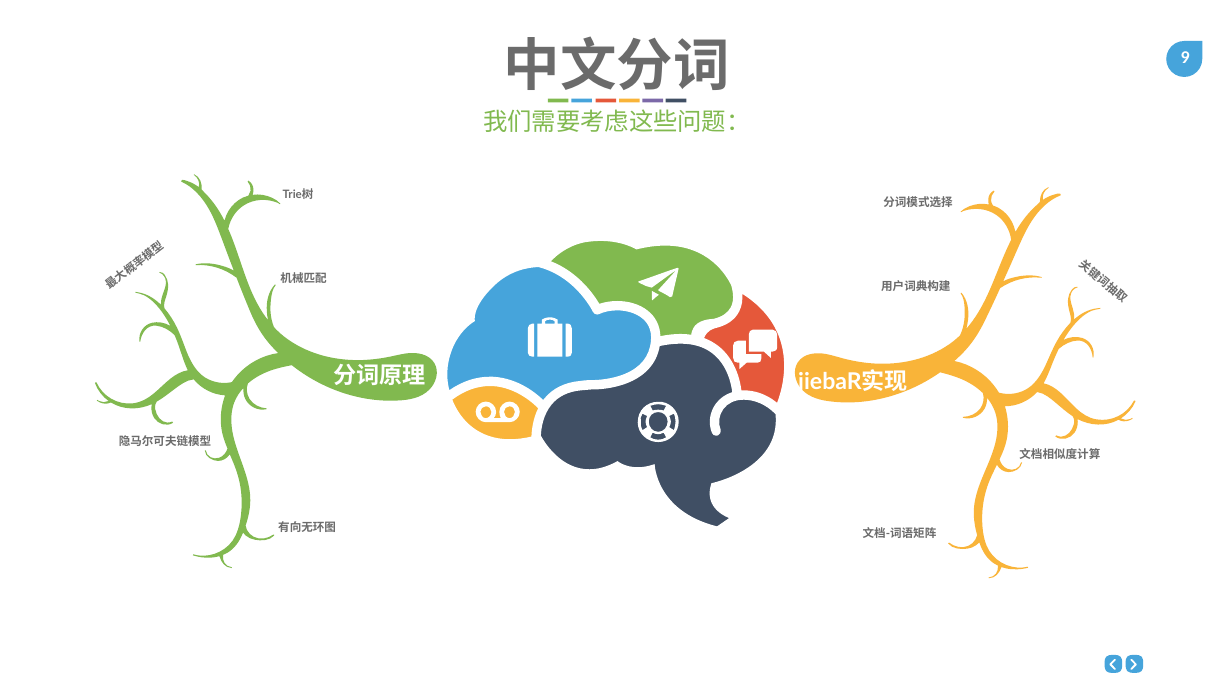
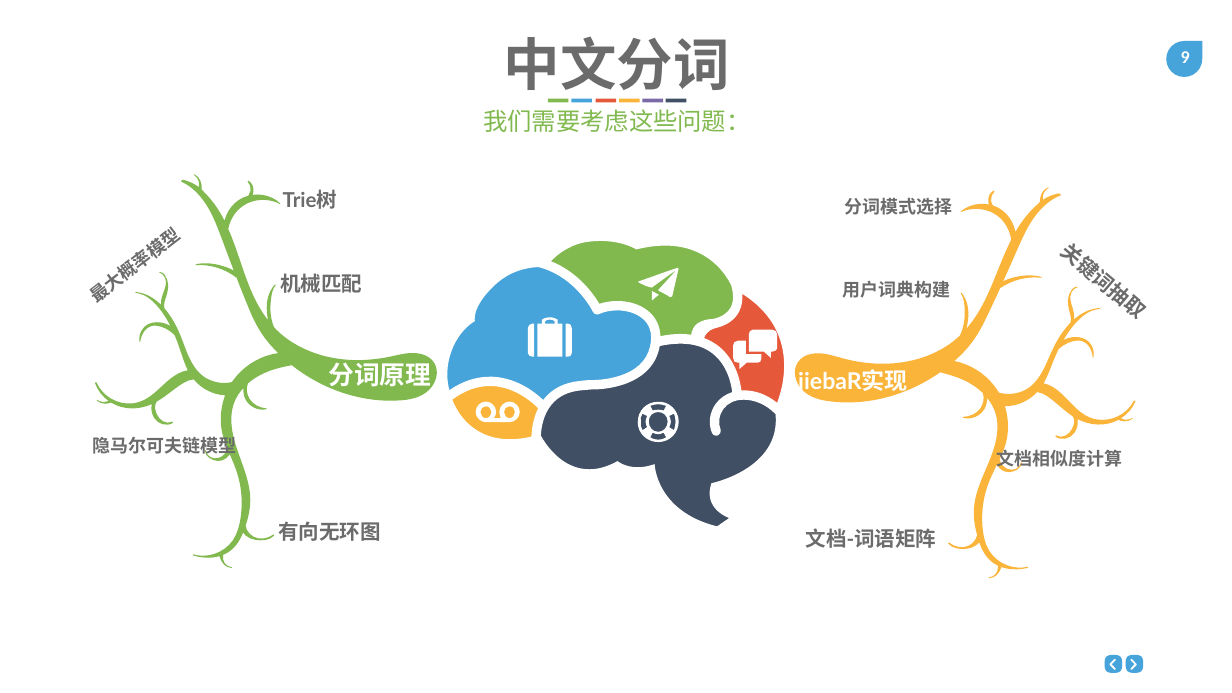
Before and after one commit to WangLiuying/R_scripts, a slide deck: slide 9 of WordSegmentation/WordSegmentation.pptx. Drawn at 1232x693 pixels with LibreOffice and Linux fonts; fonts in the diff are those of the drawing. Boxes give left, top, right and bottom in pixels: in the first picture for what was removed or moved away, otherwise in the second. Text is boxed around its words. In the diff, an @@ line names an element or a change of style, - is before the commit and + after.

```diff
--- a/WordSegmentation/WordSegmentation.pptx
+++ b/WordSegmentation/WordSegmentation.pptx
@@ text "分词原理" at <box>328,358,431,391</box>: size 18 to 20 pt @@
@@ size 9 to 14 pt in 5 elements at <box>96,230,181,303</box>, <box>93,433,237,457</box>, <box>842,280,950,298</box>, <box>845,198,953,215</box>, <box>997,447,1123,471</box> @@
@@ size 9 to 16 pt in 5 elements at <box>1060,243,1138,312</box>, <box>280,273,362,293</box>, <box>283,189,338,209</box>, <box>278,521,380,541</box>, <box>806,528,936,548</box> @@
```
Also in this commit, not shown: 2 other slides changed, 3 other files.
